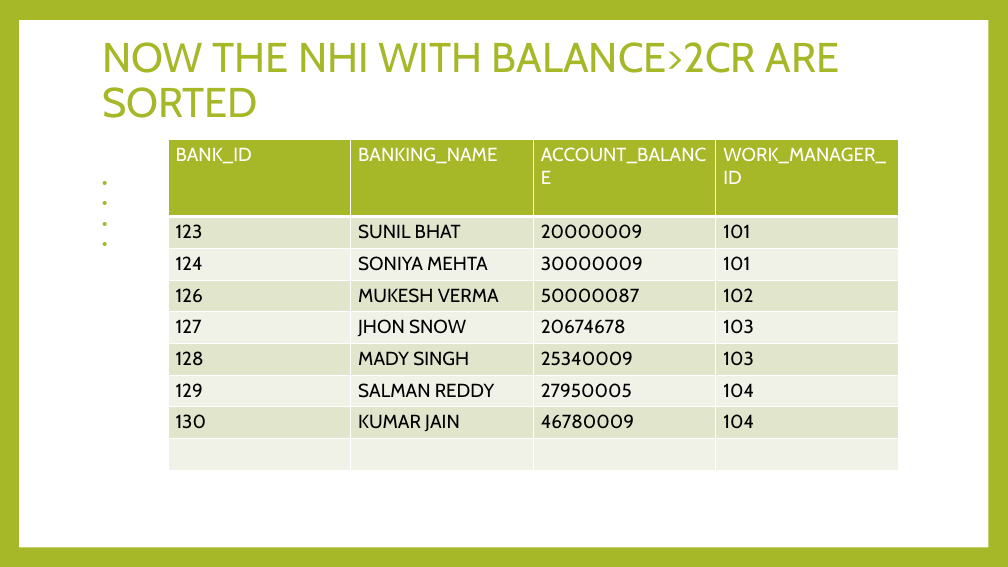
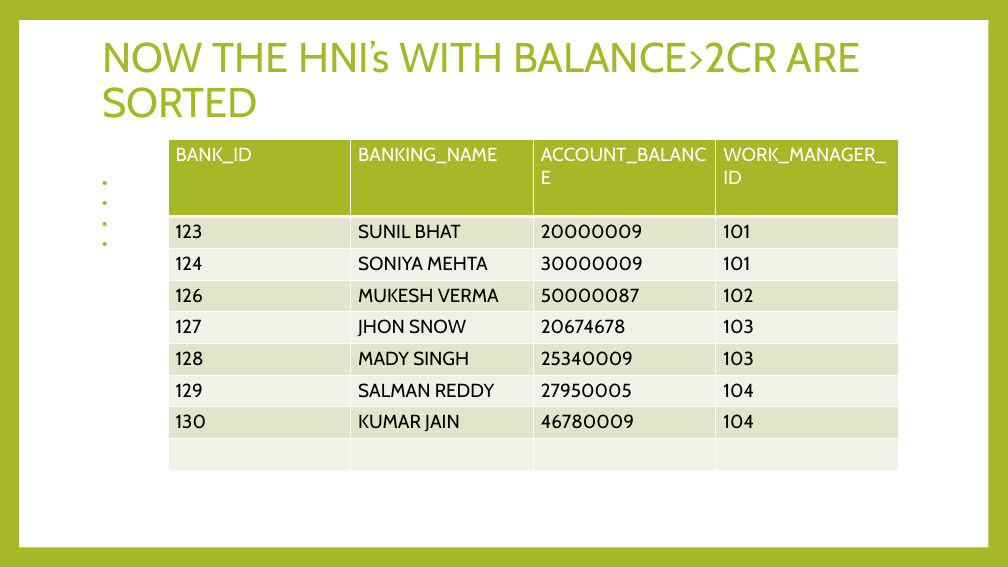
Before and after one commit to ADITYADESHPANDE137/DBSProject, a slide deck: slide 5 of High Net Worth Individuals.pptx. Drawn at 1008x567 pixels with LibreOffice and Linux fonts; fonts in the diff are those of the drawing. Boxes give left, top, right and bottom in pixels: in the first picture for what was removed or moved away, otherwise in the second. Text is boxed around its words. In the diff, an @@ line names an element or a change of style, - is before the commit and + after.

```diff
--- a/High Net Worth Individuals.pptx
+++ b/High Net Worth Individuals.pptx
@@ title at [102,41,860,118]: text changed @@
-NOW THE NHI WITH BALANCE>2CR ARE SORTED
+NOW THE HNI’s WITH BALANCE>2CR ARE SORTED
```
Also in this commit, not shown: 1 slide added, 1 slide removed.
